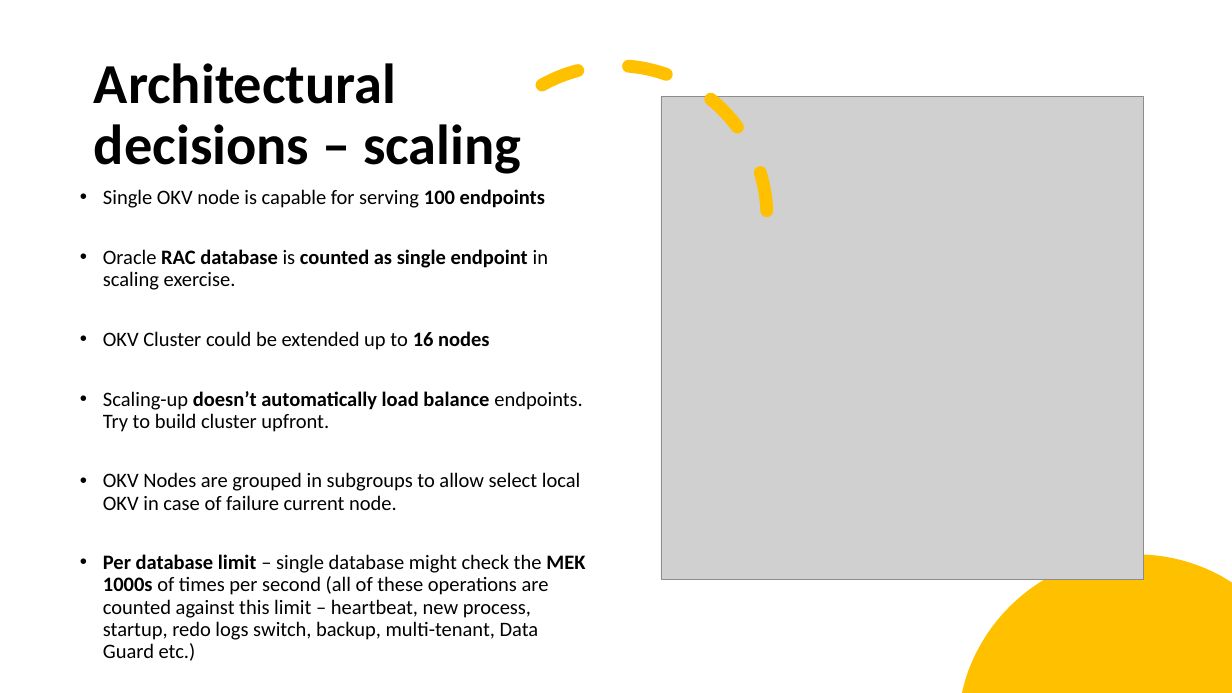
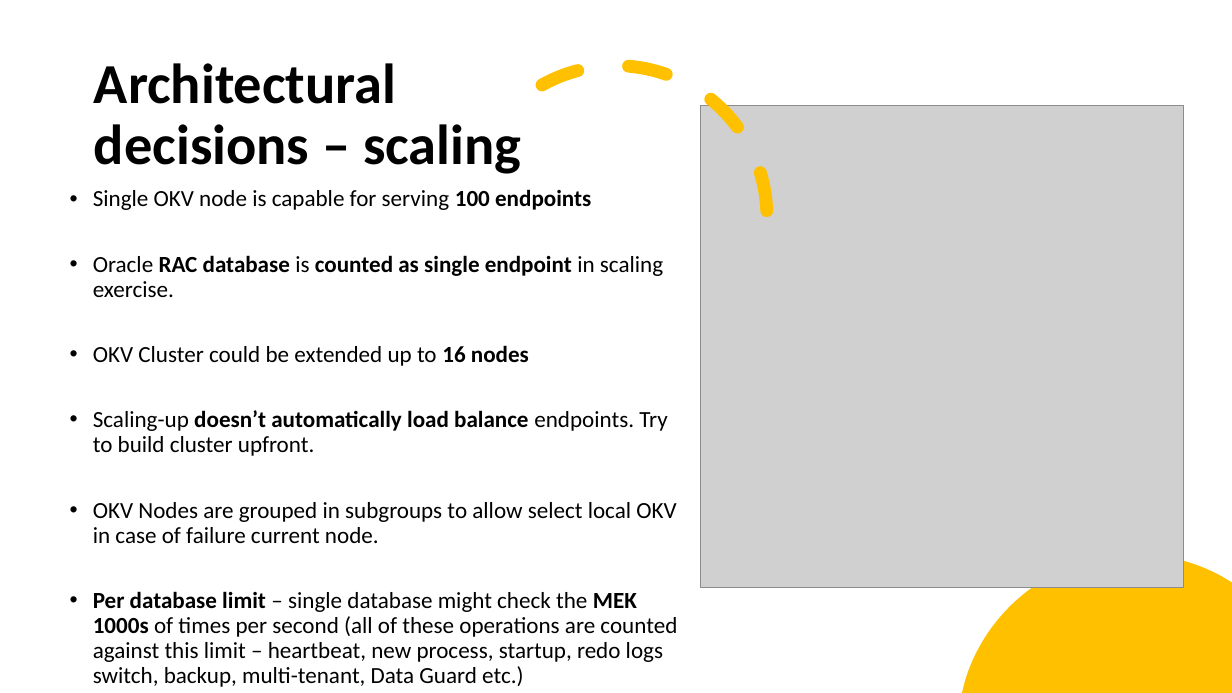
Before and after one commit to zizu1985/DOAG_OKV_EXACC, a slide deck: slide 38 of Oracle_Key_Vault_EXACC_DOAG26.pptx (slide 37 before the commit). Drawn at 1232x693 pixels with LibreOffice and Linux fonts; fonts in the diff are those of the drawing; grey boxes stand for pictures. Boxes give left, top, right and bottom in pixels: in the first picture for what was removed or moved away, otherwise in the second. Text is boxed around its words. In the diff, an @@ line names an element or a change of style, - is before the commit and + after.

```diff
--- a/Oracle_Key_Vault_EXACC_DOAG26.pptx
+++ b/Oracle_Key_Vault_EXACC_DOAG26.pptx
@@ picture: place and size @@
-picture at [661,96,1143,579]
+picture at [701,105,1183,588]
@@ text "Single OKV node is capable ...": place and size @@
-text "Single OKV node is capable ..." at [103,189,585,661]
+text "Single OKV node is capable ..." at [93,189,677,687]
@@ text "Single OKV node is capable ..." at [93,189,677,687]: size 16 to 18 pt @@
```
Also in this commit, not shown: 22 other slides changed, 1 slide added, 2 slides removed.
